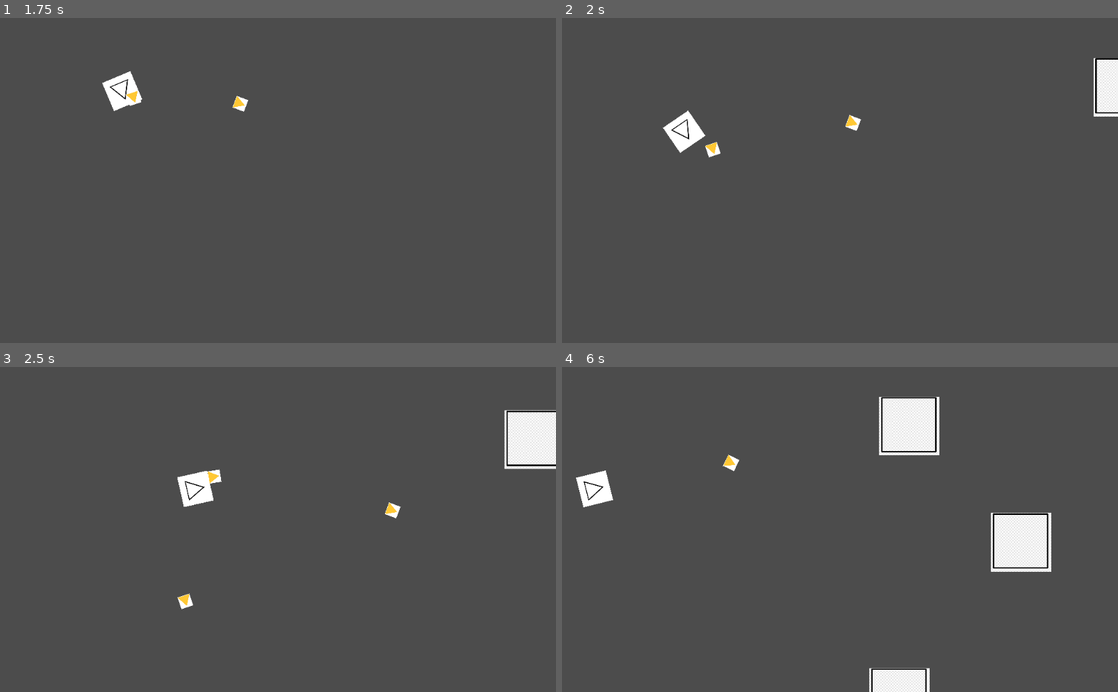
Above: before the commit, frames 1-4 (two rows, left to right).
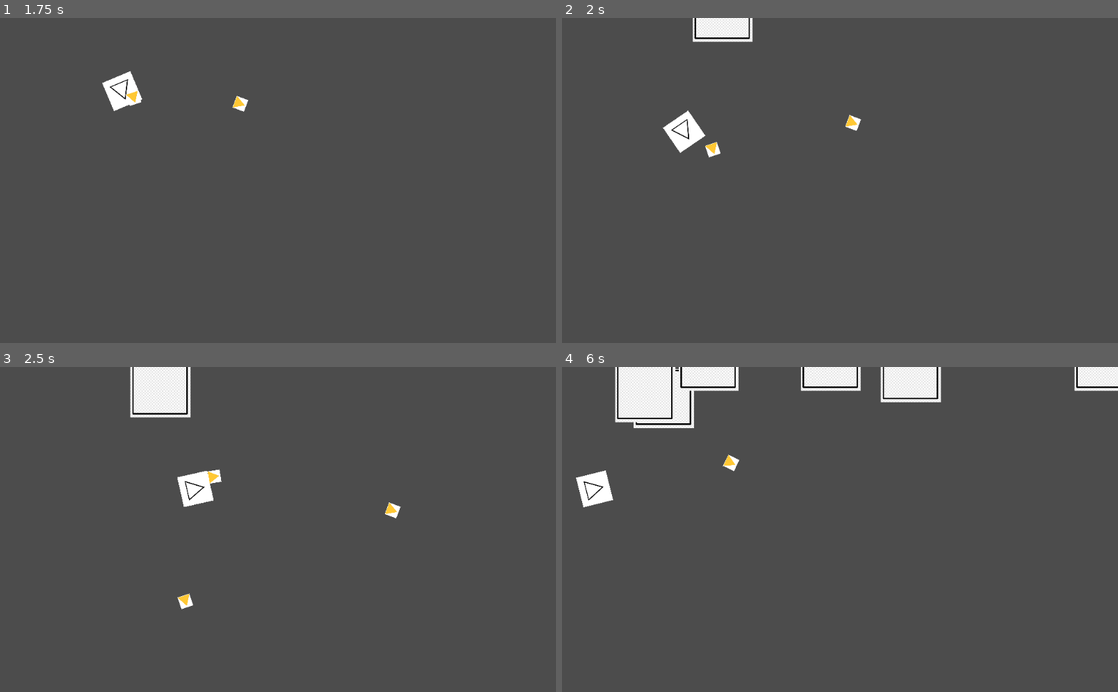
Above: after the commit, the same moments.

Repository: nahuel1558/Shooter2D
Game: Godot game, scene res://Scenes/Main.tscn
Same seed, same stepped clock (60 frames per second), same inputs: the game is played once before the commit and once after it. Before the commit the project starts from res://Main.tscn.
Inputs (mouse positions are in pixels of both pictures, inside the frame that each line leads up to):
- Up to frame 1 (1.75 s): tap Enter at 0.5 s; move the mouse to (400, 164) at 0.52 s; hold Right (ui_right) 0.53-1.28 s; click (400, 164) at 0.6 s; tap Space (ui_select) at 0.77, 0.8, 1.07, 1.35, 1.52 s; move the mouse to (166, 196) at 1.27 s; hold Down (ui_down) from 1.28 s (still down); click (166, 196) at 1.55 s
- Up to frame 2 (2 s): keep holding Down (ui_down); tap Space (ui_select) at 1.82 s
- Up to frame 3 (2.5 s): move the mouse to (333, 458) at 2.02 s; release Down (ui_down) at 2.03 s; hold Right (ui_right) from 2.03 s (still down); click (333, 458) at 2.1 s; tap Space (ui_select) at 2.3 s
- Up to frame 4 (6 s): move the mouse to (812, 594) at 2.77 s; release Right (ui_right) at 2.78 s; hold Up (ui_up) 2.78-3.53 s; click (812, 594) at 2.85 s; tap Space (ui_select) at 3.02, 3.32, 3.6, 3.77, 4.07, 4.52, 4.82, 5.3, 5.85 s; move the mouse to (1006, 578) at 3.52 s; hold Left (ui_left) 3.53-5.03 s; move the mouse to (673, 480) at 4.27 s; click (673, 480) at 4.35 s; move the mouse to (867, 529) at 5.02 s; hold Down (ui_down) 5.03-5.78 s; click (867, 529) at 5.1 s; move the mouse to (756, 448) at 5.77 s; hold Right (ui_right) from 5.78 s (still down)

Frame 1 is identical in both runs. In frame 2, 1.6% of the frame differs, in the area x 23-100%, y 0-31%; in frame 3, 3.3%; in frame 4, 10%, in the area x 9-100%, y 0-100%.

Commit message:
Creacion de nuevos enemigos y arregle el error de bullet

Diff:
--- a/Juego/Bullet.tscn
+++ /dev/null
@@ -1,17 +0,0 @@
-[gd_scene load_steps=3 format=2]
-
-[ext_resource path="res://sprites/11Bala.png" type="Texture" id=1]
-[ext_resource path="res://Bullet.gd" type="Script" id=2]
-
-[node name="Bullet" type="Area2D"]
-script = ExtResource( 2 )
-
-[node name="Sprite" type="Sprite" parent="."]
-rotation = 1.5708
-scale = Vector2( 0.1, 0.1 )
-texture = ExtResource( 1 )
-
-[node name="CollisionPolygon2D" type="CollisionPolygon2D" parent="."]
-position = Vector2( 0, -4.47035e-07 )
-rotation = 1.5708
-polygon = PoolVector2Array( 0, -9, 11, 11, -0.0872726, 11, -12, 11 )
--- a/Juego/Enemy.gd
+++ /dev/null
@@ -1,38 +0,0 @@
-extends Area2D
-
-export (int) var speed = 100
-export (int) var health = 10
-var player
-
-func _ready():
-	player = get_tree().root.get_node("Main/Player")
-	var screen_size = get_viewport_rect().size
-	var side = randi() % 4  # 0: arriba, 1: derecha, 2: abajo, 3: izquierda
-
-	match side:
-		0:
-			position = Vector2(randf() * screen_size.x, -10)  # Arriba
-		1:
-			position = Vector2(screen_size.x + 10, randf() * screen_size.y)  # Derecha
-		2:
-			position = Vector2(randf() * screen_size.x, screen_size.y + 10)  # Abajo
-		3:
-			position = Vector2(-10, randf() * screen_size.y)  # Izquierda
-
-func _process(delta):
-	if player:
-			var direction = (player.position - position).normalized()
-			position += direction * speed * delta
-
-	var screen_size = get_viewport_rect().size
-	if position.x < -10 or position.x > screen_size.x + 10 or position.y < -10 or position.y > screen_size.y + 10:
-			queue_free()
-
-func _on_Bullet_body_entered(body):
-	if body.is_in_group("bullets"):
-		take_damage(body.damage)
-
-func take_damage(damage):
-	health -= damage
-	if health <= 0:
-		queue_free()
--- a/Juego/Label.gd
+++ /dev/null
@@ -1,23 +0,0 @@
-extends Node2D
-
-export (PackedScene) var enemy_scene
-export (float) var spawn_interval = 2.0
-var time_passed = 0
-var score = 0
-
-func _process(delta):
-	time_passed += delta
-	if time_passed >= spawn_interval:
-		time_passed = 0
-		spawn_enemy()
-
-func spawn_enemy():
-	var enemy = enemy_scene.instance()
-	enemy.position = Vector2(randi() % int(get_viewport_rect().size.x), -10)
-	enemy.connect("body_entered", self, "_on_enemy_body_entered")
-	add_child(enemy)
-
-func _on_enemy_body_entered(body):
-	if body.name == "Bullet":
-		score += 10
-		$Label.text = "Score: %d" % score
--- a/Juego/Main.gd
+++ /dev/null
@@ -1,23 +0,0 @@
-extends Node2D
-
-export (PackedScene) var enemy_scene
-export (float) var spawn_interval = 2.0
-var time_passed = 0
-var score = 0
-
-func _process(delta):
-	time_passed += delta
-	if time_passed >= spawn_interval:
-		time_passed = 0
-		spawn_enemy()
-
-func spawn_enemy():
-	var enemy = enemy_scene.instance()
-	enemy.position = Vector2(randi() % int(get_viewport_rect().size.x), -10)
-	enemy.connect("body_entered", self, "_on_enemy_body_entered")
-	add_child(enemy)
-
-func _on_enemy_body_entered(body):
-	if body.name == "Bullet":
-		score += 10
-		$Label.text = "Score: %d" % score
--- a/Juego/Main.tscn
+++ /dev/null
@@ -1,15 +0,0 @@
-[gd_scene load_steps=4 format=2]
-
-[ext_resource path="res://Player.tscn" type="PackedScene" id=1]
-[ext_resource path="res://Main.gd" type="Script" id=2]
-[ext_resource path="res://Enemy.tscn" type="PackedScene" id=3]
-
-[node name="Main" type="Node2D"]
-script = ExtResource( 2 )
-enemy_scene = ExtResource( 3 )
-
-[node name="Player" parent="." instance=ExtResource( 1 )]
-
-[node name="Label" type="Label" parent="."]
-margin_right = 40.0
-margin_bottom = 14.0
--- a/Juego/Player.tscn
+++ /dev/null
@@ -1,20 +0,0 @@
-[gd_scene load_steps=4 format=2]
-
-[ext_resource path="res://Player.gd" type="Script" id=1]
-[ext_resource path="res://sprites/1.png" type="Texture" id=2]
-[ext_resource path="res://Bullet.tscn" type="PackedScene" id=3]
-
-[node name="Player" type="KinematicBody2D"]
-script = ExtResource( 1 )
-bullet_scene = ExtResource( 3 )
-
-[node name="Sprite" type="Sprite" parent="."]
-rotation = 1.5708
-scale = Vector2( 0.25, 0.25 )
-texture = ExtResource( 2 )
-
-[node name="CollisionPolygon2D" type="CollisionPolygon2D" parent="."]
-position = Vector2( -1.90735e-06, -0.0490532 )
-rotation = 1.5708
-scale = Vector2( 1, 1.00189 )
-polygon = PoolVector2Array( -19, 16, 0, -17, 18, 16 )
--- /dev/null
+++ b/Juego/Scenes/Bullet.tscn
@@ -0,0 +1,24 @@
+[gd_scene load_steps=4 format=2]
+
+[ext_resource path="res://Scripts/Bullet.gd" type="Script" id=1]
+[ext_resource path="res://sprites/11Bala.png" type="Texture" id=2]
+
+[sub_resource type="RectangleShape2D" id=1]
+extents = Vector2( 9.5, 11 )
+
+[node name="Bullet" type="Area2D" groups=["bullet"]]
+script = ExtResource( 1 )
+
+[node name="Sprite" type="Sprite" parent="."]
+rotation = 1.5708
+scale = Vector2( 0.1, 0.1 )
+texture = ExtResource( 2 )
+
+[node name="CollisionShape2D" type="CollisionShape2D" parent="."]
+position = Vector2( -1.5, 0 )
+shape = SubResource( 1 )
+
+[node name="VisibilityNotifier2D" type="VisibilityNotifier2D" parent="."]
+
+[connection signal="area_entered" from="." to="." method="_on_Bullet_area_entered"]
+[connection signal="screen_exited" from="VisibilityNotifier2D" to="." method="_on_VisibilityNotifier2D_screen_exited"]
--- /dev/null
+++ b/Juego/Scenes/BulletEnemy.tscn
@@ -0,0 +1,23 @@
+[gd_scene load_steps=4 format=2]
+
+[ext_resource path="res://sprites/11Bala.png" type="Texture" id=1]
+[ext_resource path="res://Scripts/BulletEnemy.gd" type="Script" id=2]
+
+[sub_resource type="RectangleShape2D" id=1]
+extents = Vector2( 10.5, 39.25 )
+
+[node name="BulletEnemy" type="Area2D" groups=["enemy_bullets"]]
+collision_layer = 4
+collision_mask = 4
+script = ExtResource( 2 )
+
+[node name="Sprite" type="Sprite" parent="."]
+position = Vector2( 72, 70 )
+scale = Vector2( 0.114035, 0.380531 )
+texture = ExtResource( 1 )
+
+[node name="CollisionShape2D" type="CollisionShape2D" parent="."]
+position = Vector2( 72.5, 73.25 )
+shape = SubResource( 1 )
+
+[connection signal="body_entered" from="." to="." method="_on_BulletEnemy_body_entered"]
--- a/Juego/Enemy.tscn
+++ b/Juego/Scenes/EnemyBasic.tscn
@@ -1,12 +1,12 @@
 [gd_scene load_steps=4 format=2]
 
 [ext_resource path="res://sprites/1Cuadrado.png" type="Texture" id=1]
-[ext_resource path="res://Enemy.gd" type="Script" id=2]
+[ext_resource path="res://Scripts/EnemyBasic.gd" type="Script" id=2]
 
 [sub_resource type="RectangleShape2D" id=1]
 extents = Vector2( 51, 51 )
 
-[node name="Enemy" type="Area2D"]
+[node name="EnemyBasic" type="Area2D" groups=["enemies"]]
 script = ExtResource( 2 )
 
 [node name="Sprite" type="Sprite" parent="."]
@@ -16,3 +16,6 @@
 [node name="CollisionShape2D" type="CollisionShape2D" parent="."]
 position = Vector2( -1, -2 )
 shape = SubResource( 1 )
+
+[connection signal="area_entered" from="." to="." method="_on_EnemyBasic_area_entered"]
+[connection signal="body_entered" from="." to="." method="_on_EnemyBasic_body_entered"]
--- /dev/null
+++ b/Juego/Scenes/EnemyRanged.tscn
@@ -0,0 +1,24 @@
+[gd_scene load_steps=5 format=2]
+
+[ext_resource path="res://Scripts/EnemyRanged.gd" type="Script" id=1]
+[ext_resource path="res://sprites/1Cuadrado.png" type="Texture" id=2]
+[ext_resource path="res://Scenes/BulletEnemy.tscn" type="PackedScene" id=3]
+
+[sub_resource type="RectangleShape2D" id=1]
+extents = Vector2( 14, 43.25 )
+
+[node name="EnemyRanged" type="Area2D" groups=["enemies"]]
+collision_layer = 3
+script = ExtResource( 1 )
+bullet_enemy_scene = ExtResource( 3 )
+
+[node name="Sprite" type="Sprite" parent="."]
+position = Vector2( 21, 55 )
+scale = Vector2( 0.0577617, 0.171587 )
+texture = ExtResource( 2 )
+
+[node name="CollisionShape2D" type="CollisionShape2D" parent="."]
+position = Vector2( 22, 53 )
+shape = SubResource( 1 )
+
+[connection signal="area_entered" from="." to="." method="_on_EnemyRanged_area_entered"]
--- /dev/null
+++ b/Juego/Scenes/EnemyRangedStrong.tscn
@@ -0,0 +1,25 @@
+[gd_scene load_steps=5 format=2]
+
+[ext_resource path="res://sprites/1Cuadrado.png" type="Texture" id=1]
+[ext_resource path="res://Scripts/EnemyRangedStrong.gd" type="Script" id=2]
+[ext_resource path="res://Scenes/BulletEnemy.tscn" type="PackedScene" id=3]
+
+[sub_resource type="RectangleShape2D" id=1]
+extents = Vector2( 83, 83 )
+
+[node name="EnemyRangedStrong" type="Area2D" groups=["enemies"]]
+visible = false
+collision_layer = 3
+script = ExtResource( 2 )
+bullet_enemy_scene = ExtResource( 3 )
+
+[node name="Sprite" type="Sprite" parent="."]
+position = Vector2( 105, 101 )
+scale = Vector2( 0.33213, 0.339483 )
+texture = ExtResource( 1 )
+
+[node name="CollisionShape2D" type="CollisionShape2D" parent="."]
+position = Vector2( 105, 97 )
+shape = SubResource( 1 )
+
+[connection signal="area_entered" from="." to="." method="_on_EnemyRangedStrong_area_entered"]
--- /dev/null
+++ b/Juego/Scenes/EnemySpawner.tscn
@@ -0,0 +1,14 @@
+[gd_scene load_steps=6 format=2]
+
+[ext_resource path="res://Scripts/EnemySpawner.gd" type="Script" id=1]
+[ext_resource path="res://Scenes/EnemyBasic.tscn" type="PackedScene" id=2]
+[ext_resource path="res://Scenes/EnemyRangedStrong.tscn" type="PackedScene" id=3]
+[ext_resource path="res://Scenes/EnemyRanged.tscn" type="PackedScene" id=4]
+[ext_resource path="res://Scenes/EnemyStrong.tscn" type="PackedScene" id=5]
+
+[node name="Node2D" type="Node2D"]
+script = ExtResource( 1 )
+enemy_basic_scene = ExtResource( 2 )
+enemy_ranged_scene = ExtResource( 4 )
+enemy_strong_scene = ExtResource( 5 )
+enemy_ranged_strong_scene = ExtResource( 3 )
--- /dev/null
+++ b/Juego/Scenes/EnemyStrong.tscn
@@ -0,0 +1,22 @@
+[gd_scene load_steps=4 format=2]
+
+[ext_resource path="res://sprites/1Cuadrado.png" type="Texture" id=1]
+[ext_resource path="res://Scripts/EnemyStrong.gd" type="Script" id=2]
+
+[sub_resource type="RectangleShape2D" id=1]
+extents = Vector2( 84.5, 21.5 )
+
+[node name="EnemyStrong" type="Area2D" groups=["enemies"]]
+collision_layer = 2
+script = ExtResource( 2 )
+
+[node name="Sprite" type="Sprite" parent="."]
+position = Vector2( 106, 45 )
+scale = Vector2( 0.337545, 0.0922509 )
+texture = ExtResource( 1 )
+
+[node name="CollisionShape2D" type="CollisionShape2D" parent="."]
+position = Vector2( 103.5, 45.5 )
+shape = SubResource( 1 )
+
+[connection signal="body_entered" from="." to="." method="_on_EnemyStrong_body_entered"]
--- /dev/null
+++ b/Juego/Scenes/Main.tscn
@@ -0,0 +1,17 @@
+[gd_scene load_steps=4 format=2]
+
+[ext_resource path="res://Scenes/Player.tscn" type="PackedScene" id=1]
+[ext_resource path="res://Scripts/Main.gd" type="Script" id=2]
+[ext_resource path="res://Scenes/EnemySpawner.tscn" type="PackedScene" id=3]
+
+[node name="Main" type="Node2D"]
+script = ExtResource( 2 )
+enemy_spawner_scene = ExtResource( 3 )
+
+[node name="Player" parent="." instance=ExtResource( 1 )]
+
+[node name="Label" type="Label" parent="."]
+margin_right = 40.0
+margin_bottom = 14.0
+
+[node name="enemies" type="Node2D" parent="."]
--- /dev/null
+++ b/Juego/Scenes/Player.tscn
@@ -0,0 +1,25 @@
+[gd_scene load_steps=5 format=2]
+
+[ext_resource path="res://Scripts/Player.gd" type="Script" id=1]
+[ext_resource path="res://sprites/1.png" type="Texture" id=2]
+[ext_resource path="res://Scenes/Bullet.tscn" type="PackedScene" id=3]
+
+[sub_resource type="CircleShape2D" id=1]
+radius = 13.0384
+
+[node name="Player" type="KinematicBody2D" groups=["player"]]
+collision_layer = 4
+collision_mask = 4
+script = ExtResource( 1 )
+bullet_scene = ExtResource( 3 )
+
+[node name="Sprite" type="Sprite" parent="."]
+rotation = 1.5708
+scale = Vector2( 0.25, 0.25 )
+texture = ExtResource( 2 )
+
+[node name="CollisionShape2D" type="CollisionShape2D" parent="."]
+position = Vector2( -4, 0 )
+shape = SubResource( 1 )
+
+[node name="Timer" type="Timer" parent="."]
--- /dev/null
+++ b/Juego/Scripts/Bullet.gd
@@ -0,0 +1,22 @@
+extends Area2D
+
+export (int) var speed = 400
+export (int) var damage_bullet = 10
+var velocity = Vector2()
+
+func _ready():
+	set_velocity(Vector2(cos(rotation), sin(rotation)) * speed)
+
+func _process(delta):
+	position += velocity * delta
+
+func set_velocity(new_velocity):
+	velocity = new_velocity
+
+func _on_Bullet_area_entered(area):
+	if area.is_in_group("enemies"):
+		area.take_damage_enemy(damage_bullet)
+		queue_free()
+
+func _on_VisibilityNotifier2D_screen_exited():
+	queue_free()
--- a/Juego/Bullet.gd
+++ b/Juego/Scripts/BulletEnemy.gd
@@ -1,18 +1,21 @@
 extends Area2D
 
-export (int) var speed = 400
+export (int) var speed = 200
 export (int) var damage = 10
 var velocity = Vector2()
 
 func _ready():
-	set_velocity(Vector2(cos(rotation), sin(rotation)) * speed)
-	add_to_group("bullets")
+	add_to_group("enemy_bullets")
 
 func _process(delta):
 	position += velocity * delta
-
 	if position.x < -10 or position.x > get_viewport_rect().size.x + 10 or position.y < -10 or position.y > get_viewport_rect().size.y + 10:
 		queue_free()
 
 func set_velocity(new_velocity):
 	velocity = new_velocity
+
+func _on_BulletEnemy_body_entered(body):
+	if body.is_in_group("player"):
+		body.take_damage(damage)
+		queue_free()
--- /dev/null
+++ b/Juego/Scripts/EnemyBasic.gd
@@ -0,0 +1,24 @@
+extends Area2D
+
+export (int) var speed = 100
+export (int) var health = 10
+var player
+
+func _ready():
+	player = get_tree().root.get_node("Main/Player")
+	add_to_group("enemies")
+
+func _process(delta):
+	if player:
+			var direction = (player.position - position).normalized()
+			position += direction * speed * delta
+
+
+func _on_EnemyBasic_area_entered(area):
+	if area.is_in_group("bullet"):
+		take_damage_enemy(area.damage_bullet)
+
+func take_damage_enemy(damage_bullet):
+	health -= damage_bullet
+	if health <= 0:
+		queue_free()
--- /dev/null
+++ b/Juego/Scripts/EnemyRanged.gd
@@ -0,0 +1,38 @@
+extends Area2D
+
+export (int) var speed = 80
+export (int) var health = 5
+export (PackedScene) var bullet_enemy_scene
+var player
+
+func _ready():
+	player = get_tree().root.get_node("Main/Player")
+	add_to_group("enemies")
+	yield(get_tree().create_timer(5.0), "timeout")
+	shoot()
+
+func _process(delta):
+	if player:
+		var direction = (player.position - position).normalized()
+		position += direction * speed * delta
+
+func shoot():
+	var bullet = bullet_enemy_scene.instance()
+	bullet.position = position
+	bullet.rotation = rotation
+	get_parent().add_child(bullet)
+	if player:
+		var bullet_direction = (player.position - position).normalized()
+		bullet.set_velocity(bullet_direction * bullet.speed)
+
+func _on_EnemyRanged_area_entered(area):
+	if area.is_in_group("bullet"):
+		take_damage_enemy(area.damage_bullet)
+
+func take_damage_enemy(damage_bullet):
+	health -= damage_bullet
+	is_alive()
+
+func is_alive():
+	if health <= 0:
+		queue_free()
--- /dev/null
+++ b/Juego/Scripts/EnemyRangedStrong.gd
@@ -0,0 +1,35 @@
+extends Area2D
+
+export (int) var speed = 60
+export (int) var health = 15
+export (PackedScene) var bullet_enemy_scene
+var player
+
+func _ready():
+	player = get_tree().root.get_node("Main/Player")
+	add_to_group("enemies")
+	yield(get_tree().create_timer(3.0), "timeout")
+	shoot()
+
+func _process(delta):
+	if player:
+		var direction = (player.position - position).normalized()
+		position += direction * speed * delta
+
+func shoot():
+	var bullet = bullet_enemy_scene.instance()
+	bullet.position = position
+	bullet.rotation = rotation
+	get_parent().add_child(bullet)
+	if player:
+		var bullet_direction = (player.position - position).normalized()
+		bullet.set_velocity(bullet_direction * bullet.speed)
+
+func _on_EnemyRangedStrong_area_entered(area):
+	if area.is_in_group("bullet"):
+		take_damage_enemy(area.damage_bullet)
+
+func take_damage_enemy(damage_bullet):
+	health -= damage_bullet
+	if health <= 0:
+		queue_free()
--- /dev/null
+++ b/Juego/Scripts/EnemySpawner.gd
@@ -0,0 +1,36 @@
+extends Node2D
+
+export (PackedScene) var enemy_basic_scene
+export (PackedScene) var enemy_ranged_scene
+export (PackedScene) var enemy_strong_scene
+export (PackedScene) var enemy_ranged_strong_scene
+
+export (float) var spawn_interval = 2.0
+var time_passed = 0
+var elapsed_time = 0
+
+func _process(delta):
+	time_passed += delta
+	elapsed_time += delta
+
+	if time_passed >= spawn_interval:
+		time_passed = 0
+		spawn_enemy()
+
+func spawn_enemy():
+	var enemy
+	if elapsed_time < 20:
+		enemy = enemy_basic_scene.instance()
+	elif elapsed_time < 40:
+		if randi() % 2 == 0:
+			enemy = enemy_basic_scene.instance()
+		else:
+			enemy = enemy_ranged_scene.instance()
+	else:
+		if randi() % 2 == 0:
+			enemy = enemy_strong_scene.instance()
+		else:
+			enemy = enemy_ranged_strong_scene.instance()
+
+	enemy.position = Vector2(randi() % int(get_viewport_rect().size.x), -10)
+	add_child(enemy)
--- /dev/null
+++ b/Juego/Scripts/EnemyStrong.gd
@@ -0,0 +1,24 @@
+extends Area2D
+
+export (int) var speed = 50
+export (int) var health = 20
+export (int) var damage = 20
+var player
+
+func _ready():
+	player = get_tree().root.get_node("Main/Player")
+	add_to_group("enemies")
+
+func _process(delta):
+	if player:
+		var direction = (player.position - position).normalized()
+		position += direction * speed * delta
+
+func _on_EnemyStrong_body_entered(body):
+	if body.is_in_group("bullet"):
+		take_damage_enemy(body.damage_bullet)
+
+func take_damage_enemy(damage_bullet):
+	health -= damage_bullet
+	if health <= 0:
+		queue_free()
--- /dev/null
+++ b/Juego/Scripts/Main.gd
@@ -0,0 +1,20 @@
+extends Node2D
+
+export (PackedScene) var enemy_spawner_scene
+var enemy_spawner
+export (float) var spawn_interval = 2.0
+var time_passed = 0
+var score = 0
+
+func _ready():
+	spawn_enemy()
+
+func _process(delta):
+	time_passed += delta
+	if time_passed >= spawn_interval:
+		time_passed = 0
+		spawn_enemy()
+
+func spawn_enemy():
+	enemy_spawner = enemy_spawner_scene.instance()
+	$enemies.add_child(enemy_spawner)
--- a/Juego/Player.gd
+++ b/Juego/Scripts/Player.gd
@@ -1,9 +1,10 @@
 extends KinematicBody2D
 
-
+export (int) var health = 100
 export (int) var speed = 300
 export (PackedScene) var bullet_scene
 var screen_size
+var invulnerable = false
 
 func _ready():
 	screen_size = get_viewport_rect().size
@@ -30,8 +31,6 @@
 	velocity = velocity.normalized() * speed
 	move_and_slide(velocity)
 
-	#if Input.is_action_just_pressed("ui_select"):
-	#	shoot()
 
 func handle_rotation():
 	var mouse_position = get_global_mouse_position()
@@ -46,3 +45,23 @@
 
 	var bullet_direction = (get_global_mouse_position() - position).normalized()
 	bullet.set_velocity(bullet_direction * bullet.speed)
+
+func _on_Player_body_entered(body):
+	if body.is_in_group("enemy_bullets"):
+		take_damage(body.damage)
+
+func take_damage(damage):
+	if not invulnerable:
+		health -= damage
+		if health <= 0:
+			die()
+		else:
+			invulnerable = true
+			$Timer.start(2)
+
+func die():
+	var current_scene = get_tree().current_scene
+	get_tree().reload_current_scene()
+
+func _on_Timer_timeout():
+	invulnerable = false
--- a/Juego/project.godot
+++ b/Juego/project.godot
@@ -11,7 +11,7 @@
 [application]
 
 config/name="Triangulo Espacial"
-run/main_scene="res://Main.tscn"
+run/main_scene="res://Scenes/Main.tscn"
 config/icon="res://icon.png"
 
 [gui]
